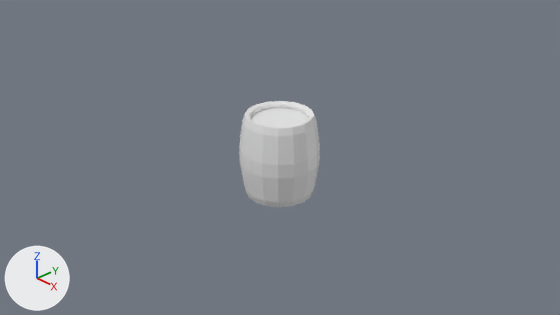
Renders of the Blender file Section 2/Barrel.blend from each side of a commit.
Rendered twice from the file's camera 'Camera'. Arrows for +X, +Y and +Z are at lower left; the lights stay in place.

In view in the first picture: 'Barrel (Profile)'.
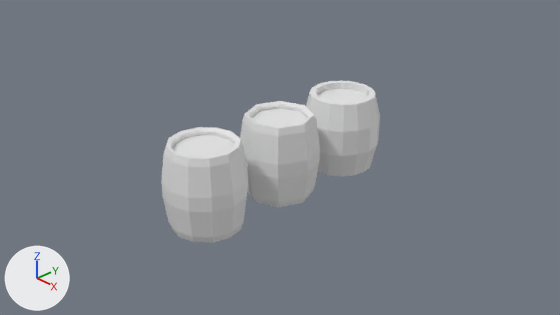
Commit message: S2-7 Dissolving Geometry

Pixel boxes [x1, y1, x2, y2] of what changed, in the pictures (560 x 315 px):
'Barrel (Profile).12', added
    after: [161, 127, 248, 242]
'Barrel (Profile)', reshaped
    before: [239, 101, 320, 207]
    after: [240, 101, 320, 207]
'Barrel (Box Modelling)', shown
    after: [306, 81, 380, 176]

The change, as a diff of the scene's bpy script:
```diff
--- a/Section 2/Barrel.blend.py
+++ b/Section 2/Barrel.blend.py
@@ me_vert @@
 # used by ob_barrel__profile; location = (0.0, 0.0, 0.0)
-me_vert.from_pydata(...)  # 272 vertices, 256 faces; spans x -0.582..0.582, y -0.582..0.582, z -0.618..0.618
+me_vert.from_pydata(...)  # 112 vertices, 104 faces; spans x -0.582..0.582, y -0.582..0.582, z -0.618..0.618
+# me_vert part 1
+# 160 vertices are removed from x -0.582..0.582, y -0.582..0.582, z -0.618..0.618
+# 256 faces are deleted
+# 104 new faces join them
@@ me_vert_001 @@
+me_vert_001.from_pydata(...)  # 336 vertices, 348 faces; spans x -0.582..0.582, y -0.582..0.582, z -0.618..0.618
@@ ob_barrel__box_modelling @@
 ob_barrel__box_modelling = bpy.data.objects.new('Barrel (Box Modelling)', me_cylinder)
-ob_barrel__box_modelling.location = (0.0, 0.0, 0.0)
-ob_barrel__box_modelling.hide_set(True)
+ob_barrel__box_modelling.location = (0.0, 1.314, 0.0)
@@ ob_barrel__profile__12 @@
+ob_barrel__profile__12 = bpy.data.objects.new('Barrel (Profile).12', me_vert_001)
+ob_barrel__profile__12.location = (0.0, -1.361, 0.0)
```
